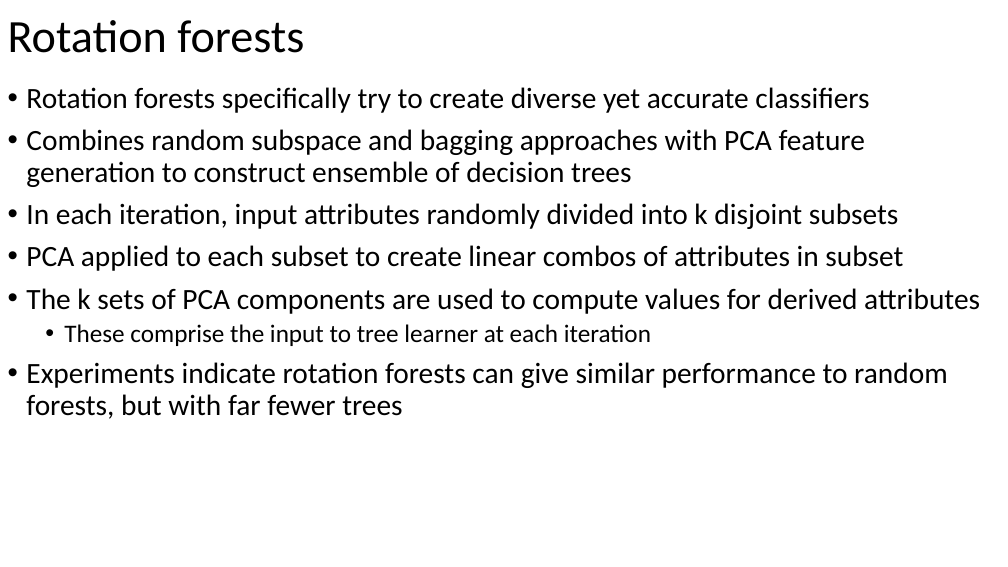
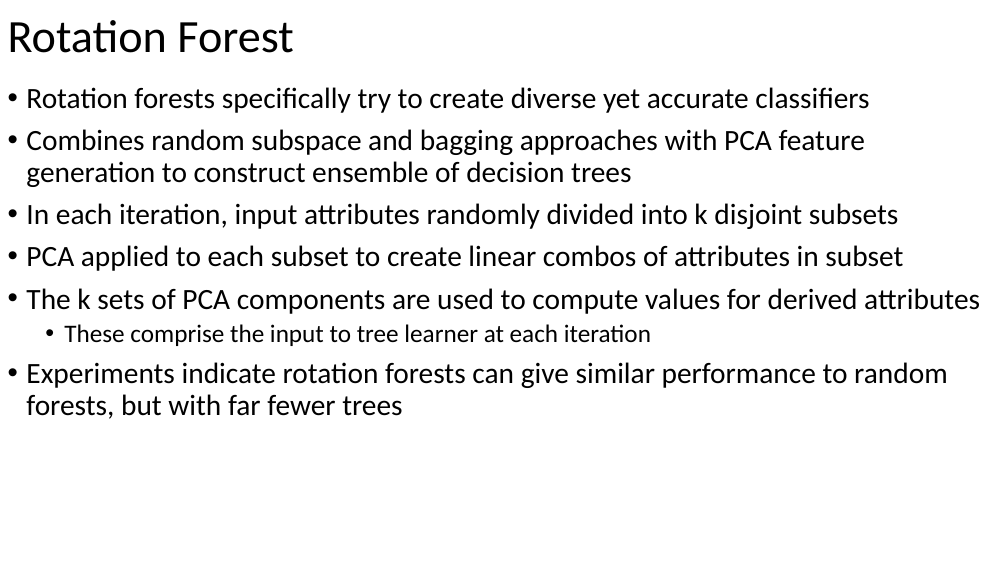
Before and after one commit to russellu/cs405, a slide deck: slide 14 of Lecture_25.pptx (slide 11 before the commit). Drawn at 1008x567 pixels with LibreOffice and Linux fonts; fonts in the diff are those of the drawing. Boxes give left, top, right and bottom in pixels: in the first picture for what was removed or moved away, otherwise in the second. Text is boxed around its words. In the diff, an @@ line names an element or a change of style, - is before the commit and + after.

```diff
--- a/Lecture_25.pptx
+++ b/Lecture_25.pptx
@@ title at (8, 20, 293, 53): text changed @@
-Rotation forests
+Rotation Forest
```
Also in this commit, not shown: 8 other slides changed, 2 slides added, 1 other file.
